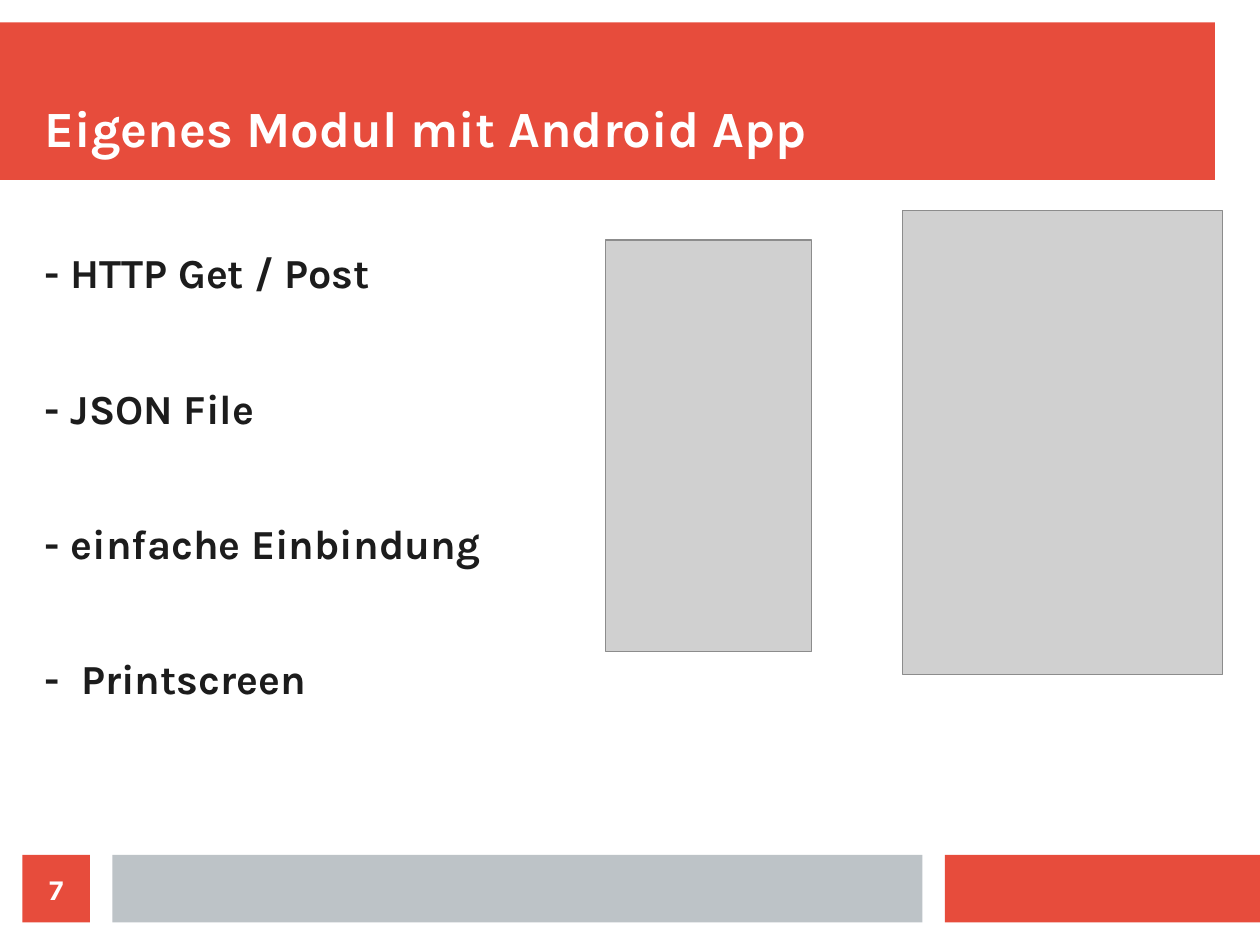
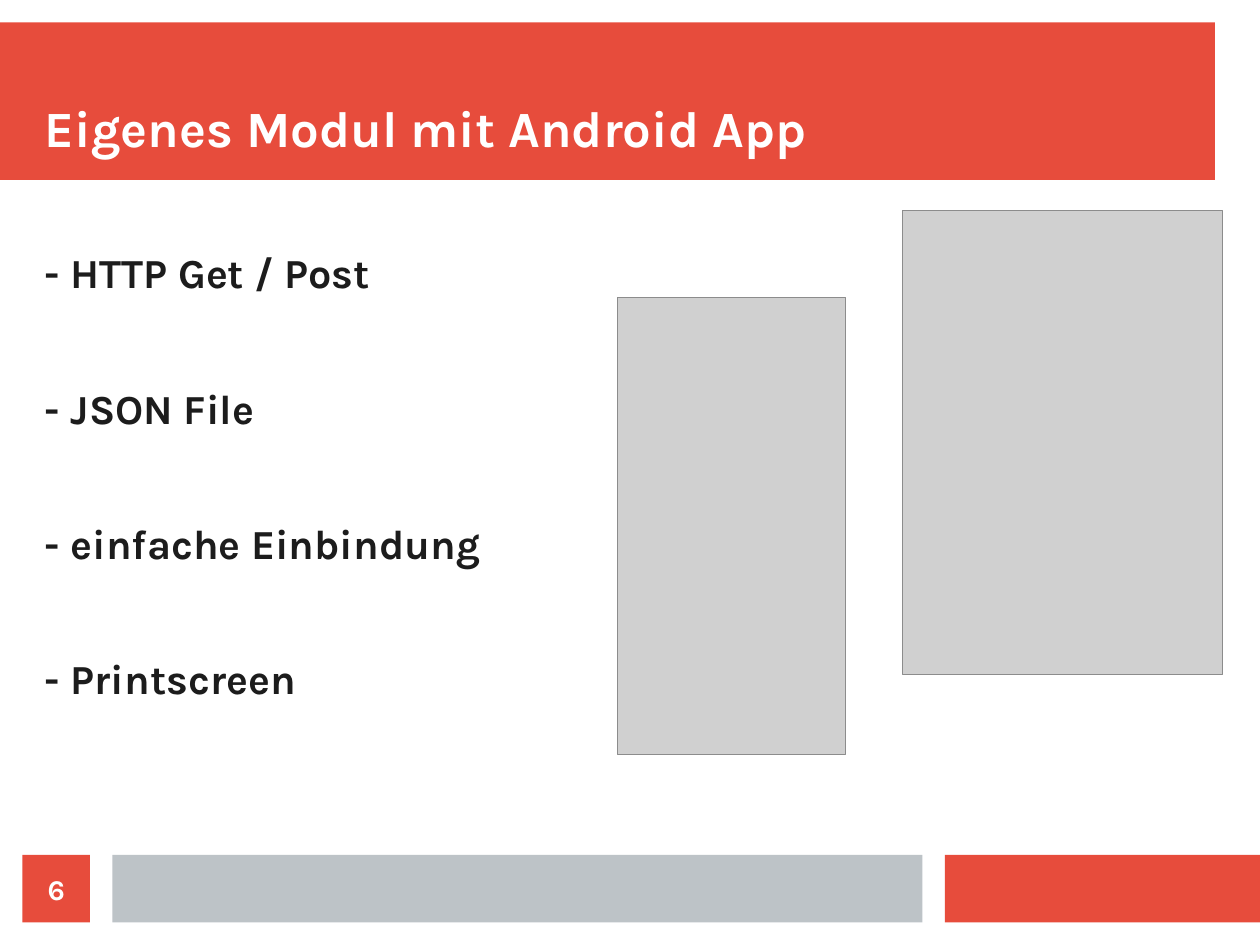
Before and after one commit to flovo89/fallstudie, a slide deck: slide 6 of presentation/pres_final/presi_final.odp (slide 7 before the commit). Drawn at 1260x945 pixels with LibreOffice and Linux fonts; fonts in the diff are those of the drawing; grey boxes stand for pictures. Boxes give left, top, right and bottom in pixels: in the first picture for what was removed or moved away, otherwise in the second. Text is boxed around its words. In the diff, an @@ line names an element or a change of style, - is before the commit and + after.

```diff
--- a/presentation/pres_final/presi_final.odp
+++ b/presentation/pres_final/presi_final.odp
@@ picture: place and size @@
-picture at bbox=[606, 240, 812, 652]
+picture at bbox=[617, 297, 846, 755]
@@ page number at bbox=[48, 881, 65, 901]: text changed @@
-7
+6
```
Also in this commit, not shown: 3 other slides changed, 2 slides added, 1 slide removed, 9 other files.
